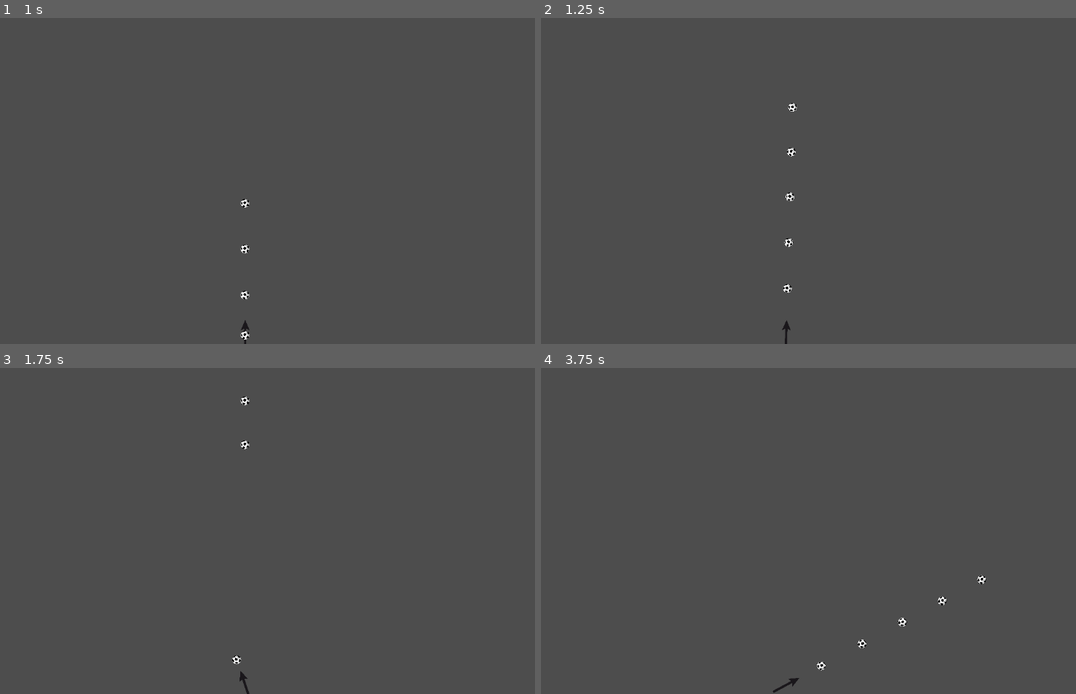
Above: before the commit, frames 1-4 (two rows, left to right).
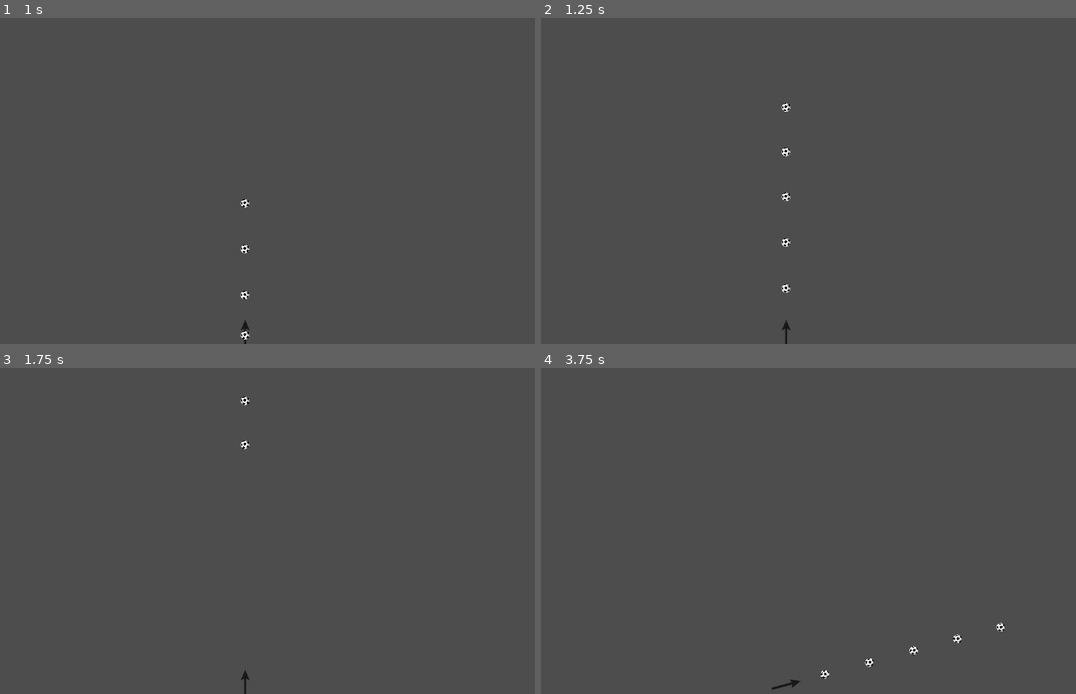
Above: after the commit, the same moments.

Repository: astrowild99/godot-bouncing-ball-game
Game: Godot game, scene res://scenes/game.tscn
Same seed, same stepped clock (60 frames per second), same inputs: the game is played once before the commit and once after it.
Inputs:
- Up to frame 1 (1 s): tap Enter (ui_accept) at 0.5, 0.77 s; hold Right (ui_right) from 0.53 s (still down)
- Up to frame 2 (1.25 s): keep holding Right (ui_right)
- Up to frame 3 (1.75 s): release Right (ui_right) at 1.28 s; hold Left (ui_left) from 1.28 s (still down); tap Enter (ui_accept) at 1.52 s
- Up to frame 4 (3.75 s): release Left (ui_left) at 2.03 s; hold Right (ui_right) 2.03-3.53 s; tap Enter (ui_accept) at 3.02 s; hold Left (ui_left) from 3.53 s (still down)

Frame 1 is identical in both runs. In frame 2, 0.2% of the frame differs, in the area x 44-48%, y 26-100%; in frame 3, less than 0.1%; in frame 4, 0.4%, in the area x 43-87%, y 63-100%.

Commit message:
the shooting is done

Diff:
--- a/script/ball.gd
+++ b/script/ball.gd
@@ -1,15 +1,17 @@
 extends RigidBody2D
 class_name Ball
+
+signal leaving_screen
 
 
 # Called when the node enters the scene tree for the first time.
 func _ready():
 	pass # Replace with function body.
 
-
 # Called every frame. 'delta' is the elapsed time since the previous frame.
 func _process(delta):
 	pass
 
 func _on_visible_on_screen_notifier_2d_screen_exited():
+	leaving_screen.emit()
 	queue_free()
--- a/script/cannon.gd
+++ b/script/cannon.gd
@@ -15,11 +15,17 @@
 @export_group("")
 @export var max_bullets: int = 1 # gets updated when the user takes a +1 block
 @export var ball_scene: PackedScene # the ball
-var bullets: int = max_bullets # gets updated during the shooting
 # endregion public vars
 # region private vars
 var state_factory: CannonStateFactory = CannonStateFactory.new(self)
 var state: CannonState
+
+var bullets: int = max_bullets # gets updated during the shooting
+
+# every time I enter the shooting state, I set this as the current number of playing
+# balls
+# every time a ball leaves the screen I decrease this until it is one
+var bullets_on_screen: int = 0
 # endregion private vars
 
 # region init
@@ -41,11 +47,11 @@
 
 func shoot():
 	print("I am shooting baby")
-	var ball = ball_scene.instantiate()
+	var ball: Ball = ball_scene.instantiate()
 	var new_ball_rotation = get_rotation()
 	ball.linear_velocity = Vector2(bullet_speed, 0.0).rotated(new_ball_rotation)
-	print(ball.linear_velocity)
 	add_child(ball)
+	ball.leaving_screen.connect(_on_ball_leaving_screen)
 
 func _process(delta):
 	state.process_input(delta)
@@ -56,4 +62,7 @@
 # region events
 func _on_shooting_delay_timeout():
 	state.on_shooting_delay_timeout()
+
+func _on_ball_leaving_screen():
+	state.on_ball_leaving_screen()
 # endregion events
--- a/script/state/cannon_state.gd
+++ b/script/state/cannon_state.gd
@@ -17,6 +17,10 @@
 # this is called when the shooting delay timer times out
 func on_shooting_delay_timeout():
 	pass
+
+# this is called when a ball is leaving the screen
+func on_ball_leaving_screen():
+	pass
 # endregion events
 
 # region inputs
--- a/script/state/shooting_state.gd
+++ b/script/state/shooting_state.gd
@@ -3,6 +3,7 @@
 
 func on_transition():
 	cannon.bullets = cannon.max_bullets
+	cannon.bullets_on_screen = cannon.max_bullets
 	cannon.shooting_delay.start()
 
 func on_shooting_delay_timeout():
@@ -12,4 +13,8 @@
 		cannon.shooting_delay.start()
 	else:
 		cannon.bullets = cannon.max_bullets
+
+func on_ball_leaving_screen():
+	cannon.bullets_on_screen -= 1
+	if (cannon.bullets_on_screen <= 0):
 		cannon.state = cannon.state_factory.get_state("idle")
